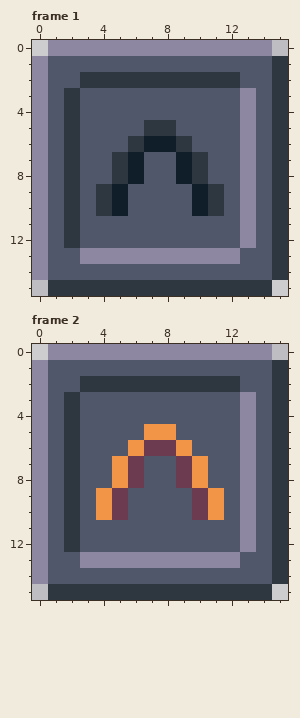
Pixel-art file -- Prefabs/HUD/HU_PowerUp_Jump.aseprite. That is the earlier state.
16x16 pixels, 2 frames. Shown: frame 1, frame 2.
Now the later version:
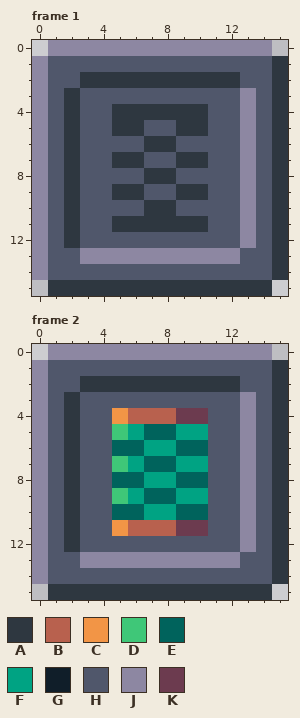
Palette (. is transparent): A #2e3740  B #b8614e  C #f29546  D #3fc778  E #00635c  F #00a383  G #101e29  H #50576b  J #8d87a2  K #6c3b4f
From old to new:
Changed rows in their new state; - is an unchanged pixel.
Frame 1, layer "Layer 1":
first column x 4:
 4 -AAAAAA-
 5 -AAHHAA-
 6 --HAAH--
 7 --A--A--
 8 -HHAAHH-
 9 HAA--AAH
10 HH-AA-HH
11 -AAAAAA-
Frame 2, layer "Layer 1":
first column x 4:
 4 -CBBBKK-
 5 -DFEEFF-
 6 -EEFFEE-
 7 -DFEEFF-
 8 -EEFFEE-
 9 HDFEEFFH
10 HEEFFEEH
11 -CBBBKK-
Boxes around the changes in both pictures, in picture pixels (x1, y1, x2, y2):
changed: (96, 104, 224, 232)
changed: (96, 408, 224, 536)
